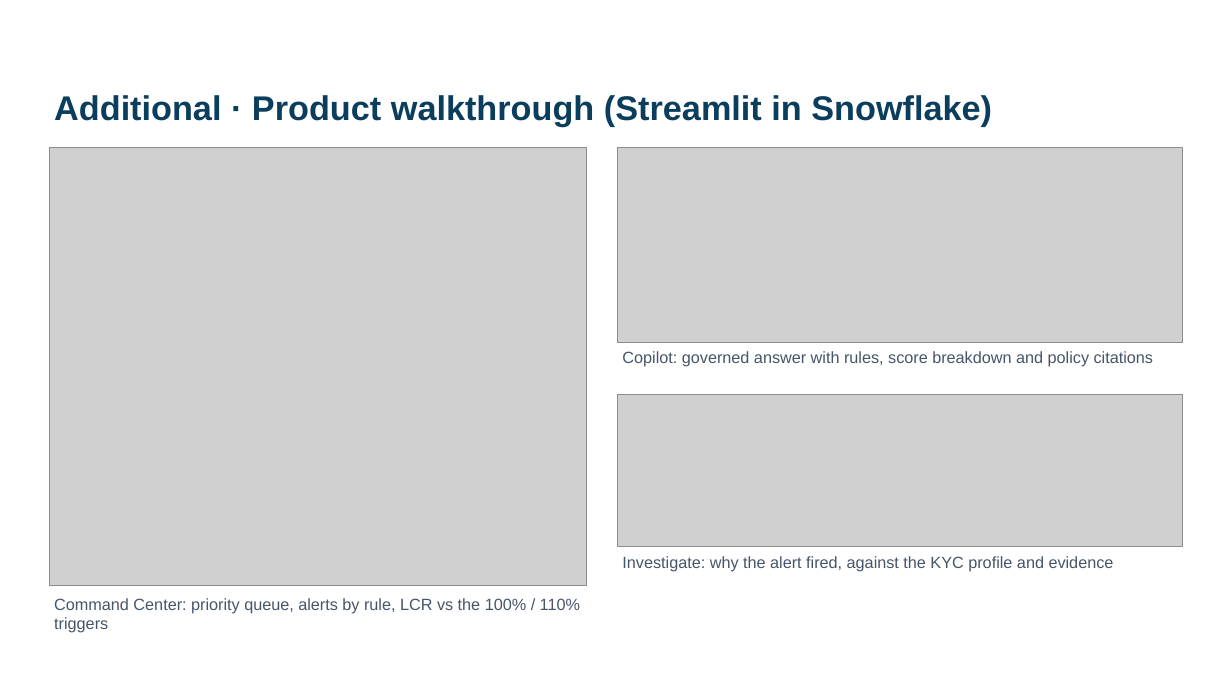
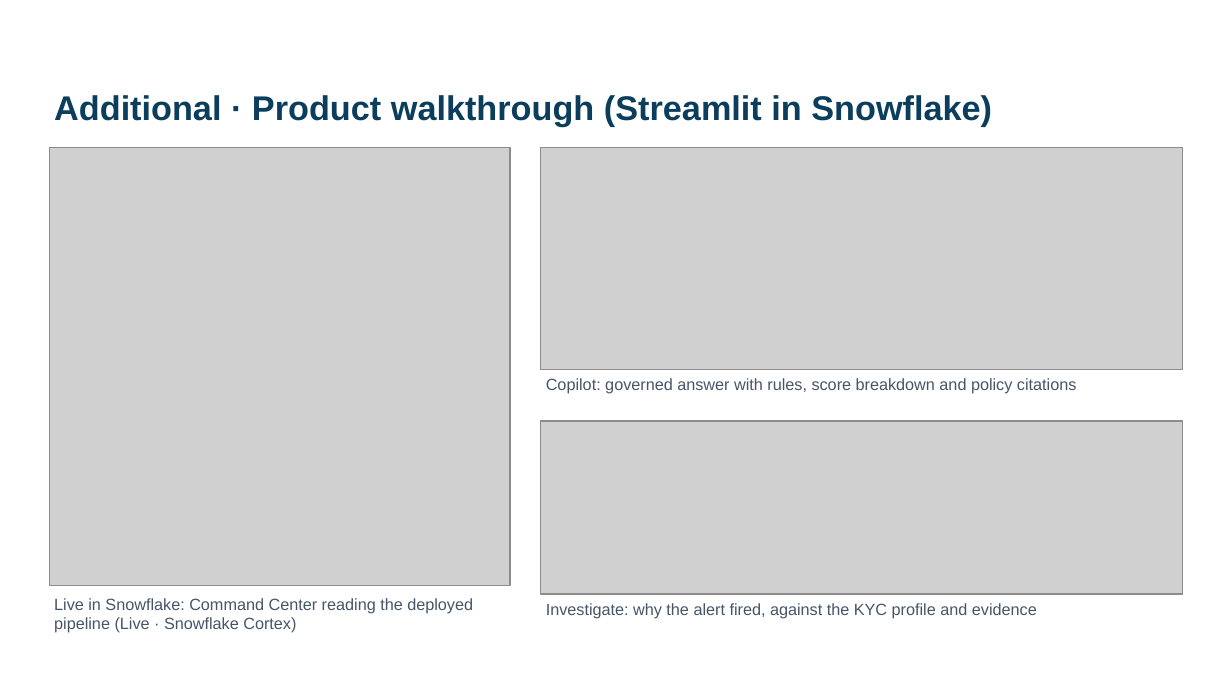
Before and after one commit to ipavanreddy/raqib-snowflake-copilot, a slide deck: slide 7 of docs/Raqib_submission_deck.pptx. Drawn at 1232x693 pixels with LibreOffice and Linux fonts; fonts in the diff are those of the drawing; grey boxes stand for pictures; background and template pictures are left out. Boxes give left, top, right and bottom in pixels: in the first picture for what was removed or moved away, otherwise in the second. Text is boxed around its words. In the diff, an @@ line names an element or a change of style, - is before the commit and + after.

```diff
--- a/docs/Raqib_submission_deck.pptx
+++ b/docs/Raqib_submission_deck.pptx
@@ picture: place and size @@
-picture at (49,148,586,585)
+picture at (49,148,510,585)
@@ picture: place and size @@
-picture at (617,148,1183,342)
+picture at (541,148,1183,370)
@@ text "Copilot: governed answer with rules, ...": place and size @@
-text "Copilot: governed answer with rules, ..." at (622,351,1153,367)
+text "Copilot: governed answer with rules, ..." at (546,378,1076,394)
@@ picture: place and size @@
-picture at (617,394,1183,547)
+picture at (541,421,1183,594)
@@ text at (54,598,473,633): text changed @@
-Command Center: priority queue, alerts by rule, LCR vs the 100% / 110% triggers
+Live in Snowflake: Command Center reading the deployed pipeline (Live · Snowflake Cortex)
@@ text "Investigate: why the alert fired, ...": place and size @@
-text "Investigate: why the alert fired, ..." at (622,556,1114,571)
+text "Investigate: why the alert fired, ..." at (546,603,1037,618)
```
Also in this commit, not shown: 2 other slides changed, 1 slide added, 1 slide removed, 9 other files.
